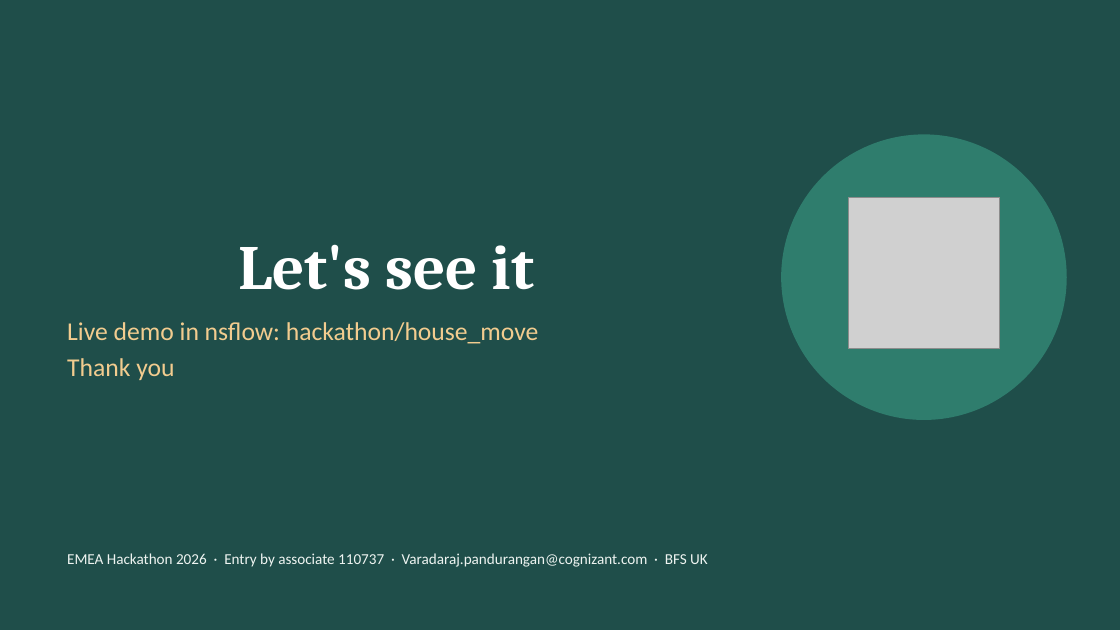
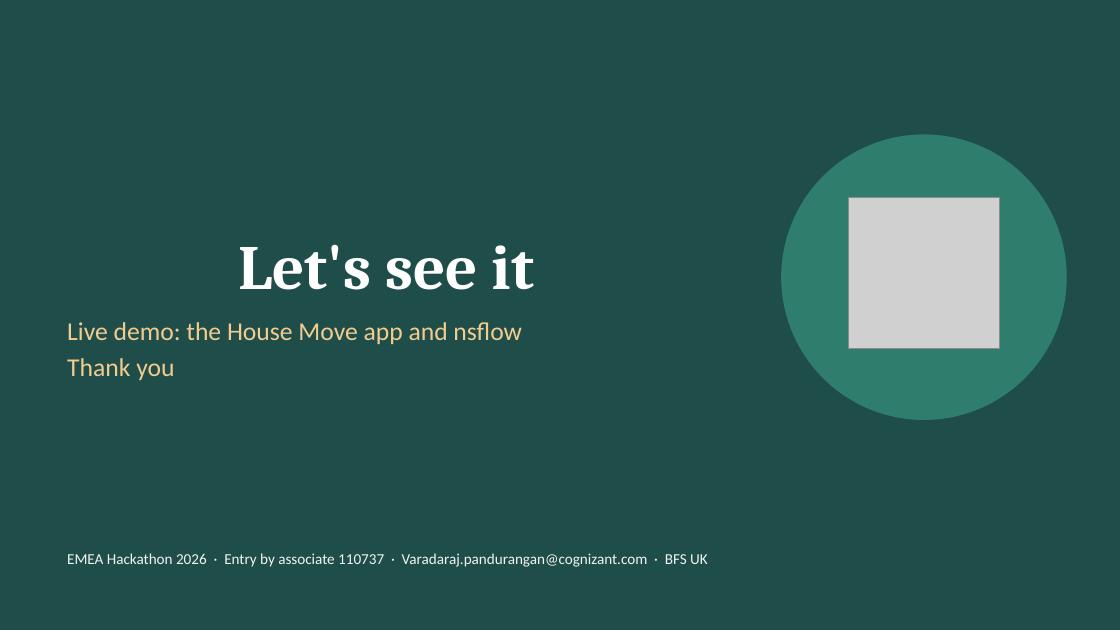
Before and after one commit to varadarajp/neuro-san-house-move, a slide deck: slide 19 of House_Move_Agent.pptx (slide 17 before the commit). Drawn at 1120x630 pixels with LibreOffice and Linux fonts; fonts in the diff are those of the drawing; grey boxes stand for pictures. Boxes give left, top, right and bottom in pixels: in the first picture for what was removed or moved away, otherwise in the second. Text is boxed around its words. In the diff, an @@ line names an element or a change of style, - is before the commit and + after.

```diff
--- a/House_Move_Agent.pptx
+++ b/House_Move_Agent.pptx
@@ text at bbox=[67, 322, 521, 344]: text changed @@
-Live demo in nsflow: hackathon/house_move
+Live demo: the House Move app and nsflow
```
Also in this commit, not shown: 8 other slides changed, 2 slides added.
